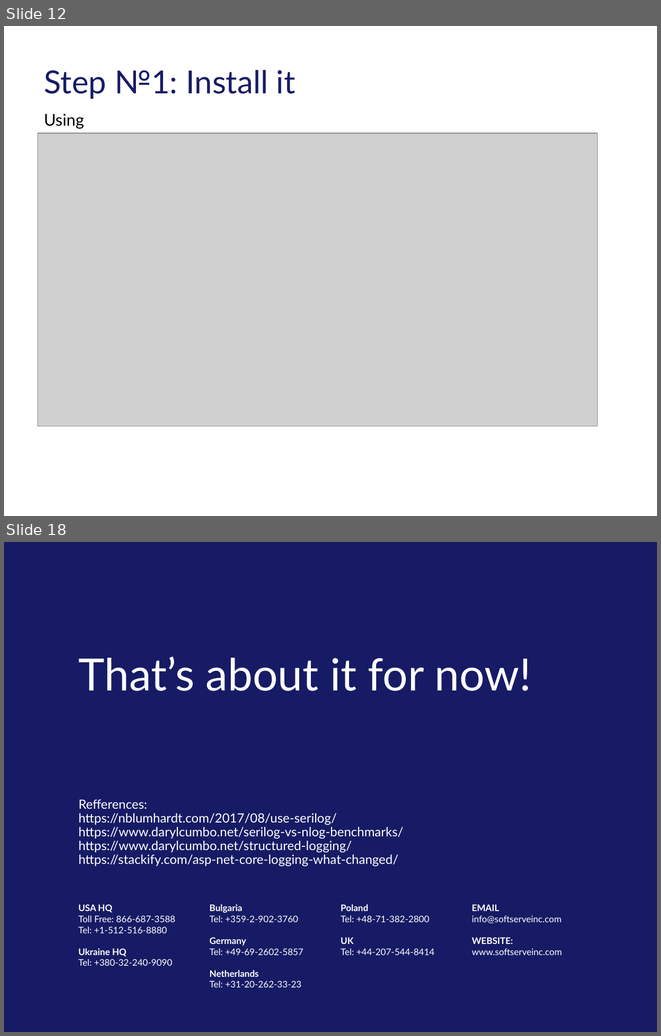
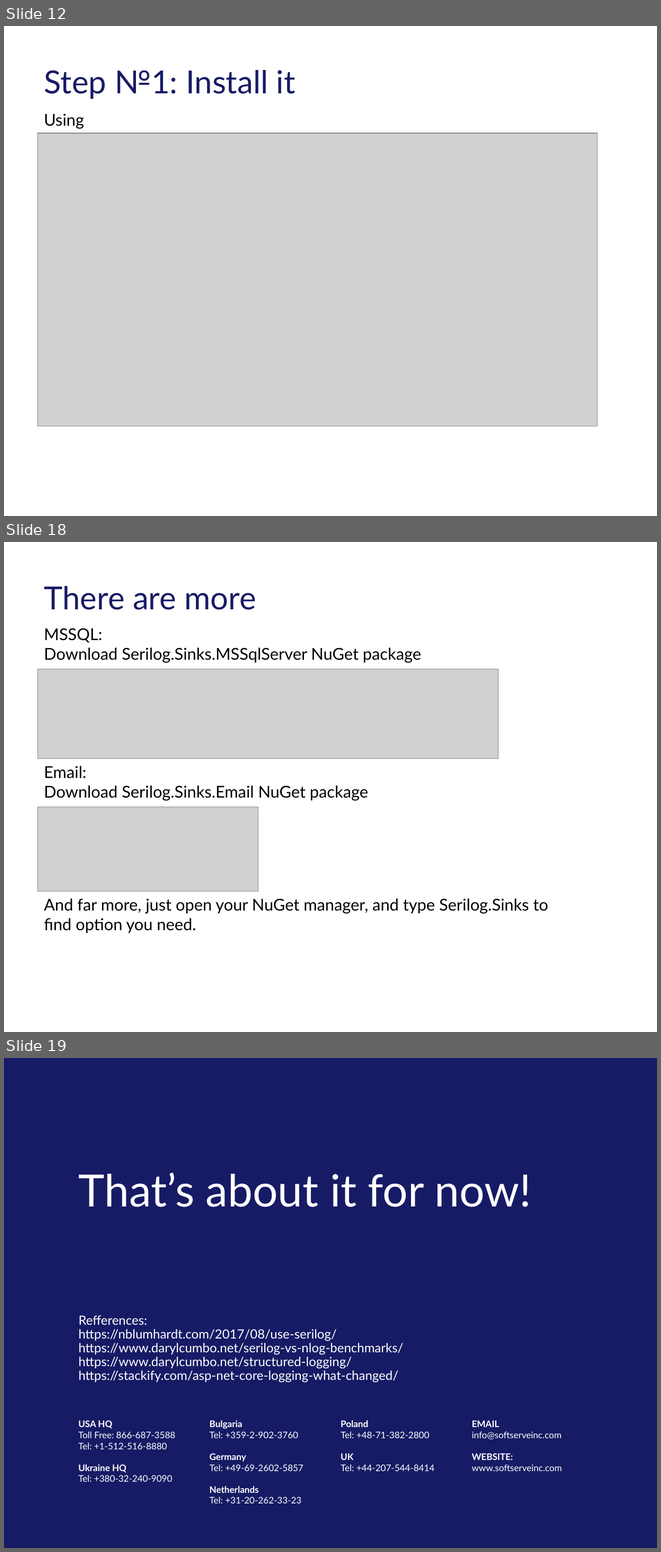
Before and after one commit to tarasiscom/Lv-273, a slide deck: education/Exception_Handling_In_Core_Puhach_Ivan.pptx. Shown one above the other, each under a label of ours: slides 12 and 18 before the commit, slides 12, 18 and 19 after it; the slides between them are not shown. The pictures are 661x1036 and 661x1552 pixels, drawn with LibreOffice and Linux fonts; fonts in the diff are those of the drawing; grey boxes stand for pictures; background and template pictures are left out. Boxes give left, top, right and bottom in pixels: in the first picture for what was removed or moved away, otherwise in the second. Text is boxed around its words. In the diff, an @@ line names an element or a change of style, - is before the commit and + after.

Commit message:
"EH in ASP.Net Core" Presentation final draft
or "Serilog for dummies"

```diff
--- a/education/Exception_Handling_In_Core_Puhach_Ivan.pptx
+++ b/education/Exception_Handling_In_Core_Puhach_Ivan.pptx
@@ slide 18 added at (x1=4, y1=542, x2=657, y2=1032), background #FFFFFF @@
@@ title added at (x1=44, y1=586, x2=256, y2=610), 35 pt, text #171B65 @@
+There are more
@@ text added at (x1=44, y1=628, x2=421, y2=663), 18 pt, text #000000 @@
+MSSQL:
+Download Serilog.Sinks.MSSqlServer NuGet package
@@ picture added at (x1=37, y1=669, x2=498, y2=759) @@
@@ text added at (x1=44, y1=766, x2=368, y2=801), 18 pt, text #000000 @@
+Email:
+Download Serilog.Sinks.Email NuGet package
@@ picture added at (x1=37, y1=806, x2=258, y2=891) @@
@@ text added at (x1=44, y1=898, x2=548, y2=933), 18 pt, text #000000 @@
+And far more, just open your NuGet manager, and type Serilog.Sinks to find option you need.
@@ what was slide 18 is now slide 19 @@
```
Also in this commit, not shown: 6 slides changed, 3 other files.
